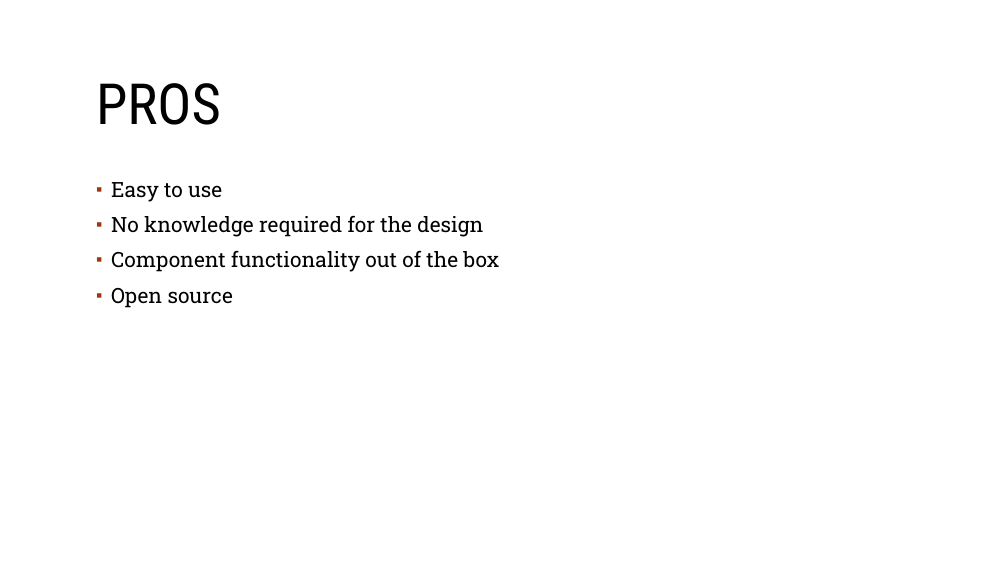
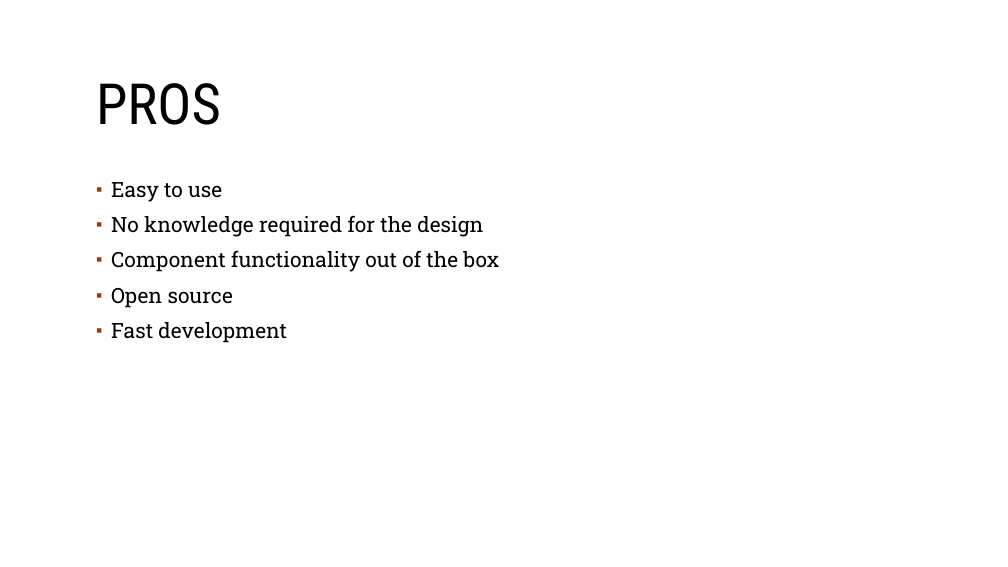
Before and after one commit to sebivenlo/Vaadin-workshop, a slide deck: slide 31 of Documentation/Frontend-technologies.odp (slide 30 before the commit). Drawn at 1008x567 pixels with LibreOffice and Linux fonts; fonts in the diff are those of the drawing; background and template pictures are left out. Boxes give left, top, right and bottom in pixels: in the first picture for what was removed or moved away, otherwise in the second. Text is boxed around its words. In the diff, an @@ line names an element or a change of style, - is before the commit and + after.

```diff
--- a/Documentation/Frontend-technologies.odp
+++ b/Documentation/Frontend-technologies.odp
@@ text at (111, 322, 287, 343): paragraph added @@
+▪ Fast development
```
Also in this commit, not shown: 6 other slides changed, 2 slides added, 1 slide removed.
